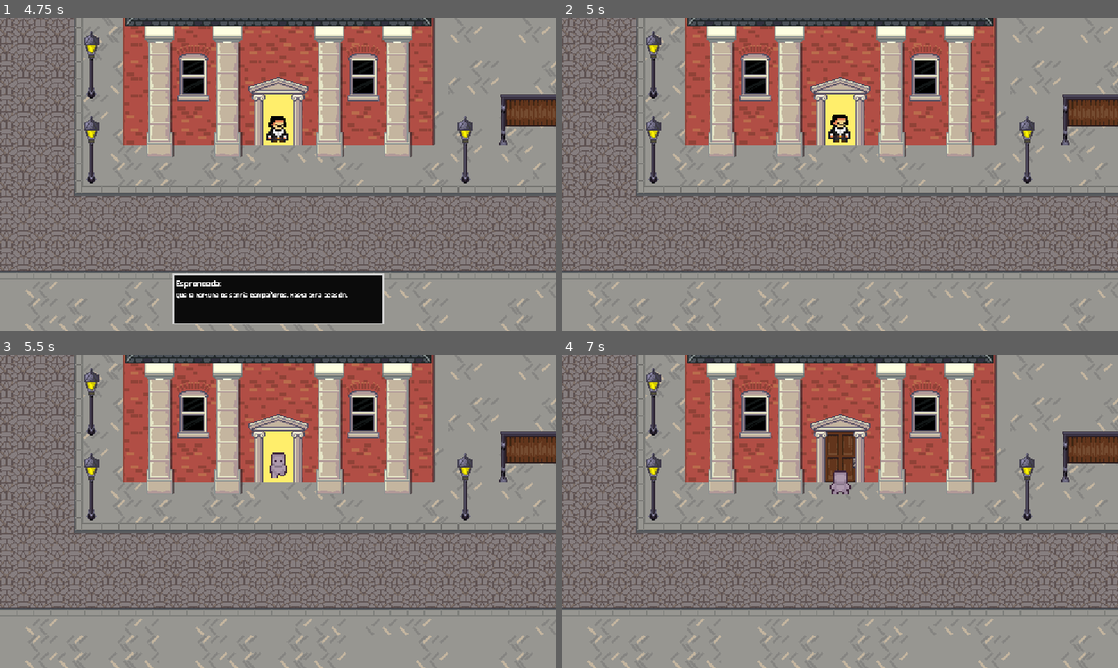
Above: before the commit, frames 1-4 (two rows, left to right).
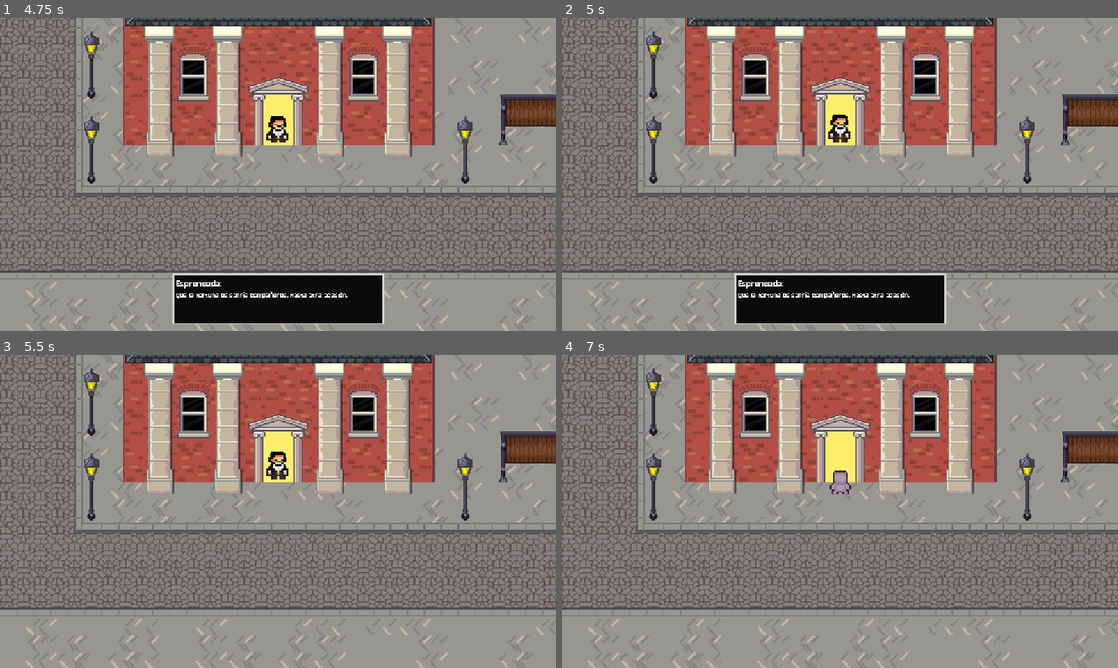
Above: after the commit, the same moments.

Repository: Dipwr/Espronceda
Game: Godot game, scene res://scenes/scene_changer.tscn
The game is run twice, just before and just after one commit, with the same random seed, the same clock (stepped at 60 frames per second) and the same inputs. Before the commit the project starts from res://scenes/initial_animation.tscn.
Inputs:
- Up to frame 1 (4.75 s): tap Enter at 0.5 s; hold D (gameRight) 0.53-1.28 s; tap Z (gameAccept, bound only after the commit) at 0.6, 1.25, 1.55, 2.1, 2.85, 3.8, 4.35 s; hold S (gameDown) 1.28-2.03 s; tap Shift (gameSprint) at 1.35 s; hold D (gameRight) 2.03-2.78 s; hold W (gameUp) 2.78-3.53 s; hold Shift (gameSprint) 3.53-4.28 s; hold A (gameLeft) from 3.53 s (still down)
- Up to frame 2 (5 s): keep holding A (gameLeft)
- Up to frame 3 (5.5 s): release A (gameLeft) at 5.03 s; hold S (gameDown) from 5.03 s (still down); tap Z (gameAccept, bound only after the commit) at 5.1 s
- Up to frame 4 (7 s): release S (gameDown) at 5.78 s; hold D (gameRight) 5.78-6.53 s; tap Shift (gameSprint) at 5.85 s; tap Z (gameAccept, bound only after the commit) at 6.05, 6.6 s; hold W (gameUp) from 6.53 s (still down)

Frame 1 is identical in both runs. In frame 2, 6.2% of the frame differs, in the area x 31-70%, y 81-98%; in frame 3, 0.3%; in frame 4, 0.8%.

Commit message:
initial animation

Diff:
--- a/project.godot
+++ b/project.godot
@@ -11,14 +11,17 @@
 [application]
 
 config/name="Espronceda"
-run/main_scene="res://scenes/initial_animation.tscn"
-config/features=PackedStringArray("4.3", "Forward Plus")
+run/main_scene="uid://tucf0drg8mj7"
+config/features=PackedStringArray("4.4", "Forward Plus")
 config/icon="res://assets/sprites/icon.svg"
 config/enabled=true
 
+[autoload]
+
+Signals="*res://scripts/signals.gd"
+
 [display]
 
-window/size/mode=2
 window/stretch/mode="canvas_items"
 
 [input]
@@ -53,6 +56,12 @@
 , Object(InputEventKey,"resource_local_to_scene":false,"resource_name":"","device":-1,"window_id":0,"alt_pressed":false …(186 unchanged characters)…
 ]
 }
+gameAccept={
+"deadzone": 0.2,
+"events": [Object(InputEventKey,"resource_local_to_scene":false,"resource_name":"","device":-1,"window_id":0,"alt_pressed":false,"shift_pressed":false,"ctrl_pressed":false,"meta_pressed":false,"pressed":false,"keycode":0,"physical_keycode":90,"key_label":0,"unicode":122,"location":0,"echo":false,"script":null)
+, Object(InputEventKey,"resource_local_to_scene":false,"resource_name":"","device":-1,"window_id":0,"alt_pressed":false,"shift_pressed":false,"ctrl_pressed":false,"meta_pressed":false,"pressed":false,"keycode":0,"physical_keycode":4194309,"key_label":0,"unicode":0,"location":0,"echo":false,"script":null)
+]
+}
 
 [rendering]
 
--- a/scenes/StartingScene.tscn
+++ b/scenes/StartingScene.tscn
@@ -1,74 +1,17 @@
-[gd_scene load_steps=8 format=3 uid="uid://dgraq7lkhgk13"]
+[gd_scene load_steps=7 format=3 uid="uid://dgraq7lkhgk13"]
 
 [ext_resource type="PackedScene" uid="uid://dmleay567gnlq" path="res://scenes/player.tscn" id="1_ciqur"]
-[ext_resource type="Script" path="res://scenes/starting_scene.gd" id="1_liok6"]
+[ext_resource type="Script" uid="uid://dx6mc6ljswidb" path="res://scripts/starting_scene.gd" id="1_liok6"]
 [ext_resource type="PackedScene" uid="uid://crttte5qfabec" path="res://scenes/initial_street.tscn" id="1_py4xi"]
-[ext_resource type="Script" path="res://scripts/camera.gd" id="3_umxwp"]
+[ext_resource type="Script" uid="uid://dfgg6kju25re1" path="res://scripts/camera.gd" id="3_umxwp"]
 
-[sub_resource type="Animation" id="Animation_cs0j0"]
-resource_name = "fadeIn"
-length = 0.5
-tracks/0/type = "value"
-tracks/0/imported = false
-tracks/0/enabled = true
-tracks/0/path = NodePath("AnimationPlayer/ColorRect:color")
-tracks/0/interp = 1
-tracks/0/loop_wrap = true
-tracks/0/keys = {
-"times": PackedFloat32Array(0, 0.5),
-"transitions": PackedFloat32Array(1, 1),
-"update": 0,
-"values": [Color(0, 0, 0, 1), Color(0, 0, 0, 0)]
-}
-tracks/1/type = "value"
-tracks/1/imported = false
-tracks/1/enabled = true
-tracks/1/path = NodePath("AnimationPlayer/ColorRect:visible")
-tracks/1/interp = 1
-tracks/1/loop_wrap = true
-tracks/1/keys = {
-"times": PackedFloat32Array(0, 0.5),
-"transitions": PackedFloat32Array(1, 1),
-"update": 1,
-"values": [true, false]
-}
+[sub_resource type="WorldBoundaryShape2D" id="WorldBoundaryShape2D_gd5lm"]
 
-[sub_resource type="Animation" id="Animation_x0cup"]
-length = 0.001
-tracks/0/type = "value"
-tracks/0/imported = false
-tracks/0/enabled = true
-tracks/0/path = NodePath("AnimationPlayer/ColorRect:color")
-tracks/0/interp = 1
-tracks/0/loop_wrap = true
-tracks/0/keys = {
-"times": PackedFloat32Array(0),
-"transitions": PackedFloat32Array(1),
-"update": 0,
-"values": [Color(0, 0, 0, 1)]
-}
-tracks/1/type = "value"
-tracks/1/imported = false
-tracks/1/enabled = true
-tracks/1/path = NodePath("AnimationPlayer/ColorRect:visible")
-tracks/1/interp = 1
-tracks/1/loop_wrap = true
-tracks/1/keys = {
-"times": PackedFloat32Array(0),
-"transitions": PackedFloat32Array(1),
-"update": 1,
-"values": [true]
-}
-
-[sub_resource type="AnimationLibrary" id="AnimationLibrary_p1oye"]
-_data = {
-"RESET": SubResource("Animation_x0cup"),
-"fadeIn": SubResource("Animation_cs0j0")
-}
+[sub_resource type="RectangleShape2D" id="RectangleShape2D_cioi7"]
+size = Vector2(31, 25)
 
 [node name="StartingScene" type="Node2D"]
 y_sort_enabled = true
-position = Vector2(0, 27)
 script = ExtResource("1_liok6")
 
 [node name="Camera2D" type="Camera2D" parent="." node_paths=PackedStringArray("player")]
@@ -80,20 +23,46 @@
 
 [node name="InitialStreet" parent="." instance=ExtResource("1_py4xi")]
 
+[node name="StaticBody2D" type="StaticBody2D" parent="InitialStreet"]
+position = Vector2(0, 160)
+
+[node name="CollisionShape2D" type="CollisionShape2D" parent="InitialStreet/StaticBody2D"]
+shape = SubResource("WorldBoundaryShape2D_gd5lm")
+
+[node name="StaticBody2D4" type="StaticBody2D" parent="InitialStreet"]
+z_index = 1
+position = Vector2(174, -114)
+rotation = 3.14159
+
+[node name="CollisionShape2D" type="CollisionShape2D" parent="InitialStreet/StaticBody2D4"]
+shape = SubResource("WorldBoundaryShape2D_gd5lm")
+
+[node name="StaticBody2D2" type="StaticBody2D" parent="InitialStreet"]
+position = Vector2(-384, 0)
+rotation = 1.5708
+
+[node name="CollisionShape2D" type="CollisionShape2D" parent="InitialStreet/StaticBody2D2"]
+shape = SubResource("WorldBoundaryShape2D_gd5lm")
+
+[node name="StaticBody2D3" type="StaticBody2D" parent="InitialStreet"]
+position = Vector2(608, 0)
+rotation = -1.5708
+
+[node name="CollisionShape2D" type="CollisionShape2D" parent="InitialStreet/StaticBody2D3"]
+shape = SubResource("WorldBoundaryShape2D_gd5lm")
+
 [node name="Player" parent="." instance=ExtResource("1_ciqur")]
 z_index = 10
 position = Vector2(-64, 69)
 SpeedBase = 4000.0
 
-[node name="AnimationPlayer" type="AnimationPlayer" parent="."]
-libraries = {
-"": SubResource("AnimationLibrary_p1oye")
-}
+[node name="Area2D" type="Area2D" parent="."]
+z_index = 1
+position = Vector2(350, -6)
 
-[node name="ColorRect" type="ColorRect" parent="AnimationPlayer"]
-z_index = 999
-offset_left = -330.0
-offset_top = -143.0
-offset_right = 270.0
-offset_bottom = 257.0
-color = Color(0, 0, 0, 1)
+[node name="CollisionShape2D" type="CollisionShape2D" parent="Area2D"]
+position = Vector2(0.5, 2.5)
+shape = SubResource("RectangleShape2D_cioi7")
+
+[connection signal="body_entered" from="Area2D" to="." method="_on_area_2d_body_entered"]
+[connection signal="body_exited" from="Area2D" to="." method="_on_area_2d_body_exited"]
--- a/scenes/initial_animation.tscn
+++ b/scenes/initial_animation.tscn
@@ -1,13 +1,13 @@
-[gd_scene load_steps=9 format=3 uid="uid://5flomaqxncg1"]
-
-[ext_resource type="Script" path="res://scripts/initial_animation.gd" id="1_bk5ll"]
+[gd_scene load_steps=8 format=3 uid="uid://5flomaqxncg1"]
+
+[ext_resource type="Script" uid="uid://1ehelkxbac1p" path="res://scripts/initial_animation.gd" id="1_bk5ll"]
 [ext_resource type="PackedScene" uid="uid://crttte5qfabec" path="res://scenes/initial_street.tscn" id="2_u13ft"]
 [ext_resource type="PackedScene" uid="uid://dmleay567gnlq" path="res://scenes/player.tscn" id="3_c5a0m"]
 [ext_resource type="PackedScene" uid="uid://bb10ad475l6si" path="res://scenes/textBox.tscn" id="4_16jfe"]
 
 [sub_resource type="Animation" id="Animation_vqvtq"]
 resource_name = "CourtsExit"
-length = 12.0
+length = 13.0
 tracks/0/type = "value"
 tracks/0/imported = false
 tracks/0/enabled = true
@@ -15,7 +15,7 @@
 tracks/0/interp = 1
 tracks/0/loop_wrap = true
 tracks/0/keys = {
-"times": PackedFloat32Array(0, 5.5, 6, 7.26667, 8.76667),
+"times": PackedFloat32Array(0, 6, 6.5, 7.76667, 9.26667),
 "transitions": PackedFloat32Array(1, 1, 1, 1, 1),
 "update": 0,
 "values": [Vector2(-64, -21), Vector2(-64, -21), Vector2(-64, -6), Vector2(-64, -6), Vector2(-64, 69)]
@@ -39,7 +39,7 @@
 tracks/2/interp = 1
 tracks/2/loop_wrap = true
 tracks/2/keys = {
-"times": PackedFloat32Array(0, 2.23333, 5),
+"times": PackedFloat32Array(0, 2.23333, 5.5),
 "transitions": PackedFloat32Array(1, 1, 1),
 "update": 1,
 "values": [false, true, false]
@@ -51,7 +51,7 @@
 tracks/3/interp = 1
 tracks/3/loop_wrap = true
 tracks/3/keys = {
-"times": PackedFloat32Array(0, 1.5, 6.76667),
+"times": PackedFloat32Array(0, 1.5, 7.26667),
 "transitions": PackedFloat32Array(1, 1, 1),
 "update": 1,
 "values": [true, false, true]
@@ -63,7 +63,7 @@
 tracks/4/interp = 1
 tracks/4/loop_wrap = true
 tracks/4/keys = {
-"times": PackedFloat32Array(0, 1.5, 6.76667),
+"times": PackedFloat32Array(0, 1.5, 7.26667),
 "transitions": PackedFloat32Array(1, 1, 1),
 "update": 1,
 "values": [false, true, false]
@@ -75,7 +75,7 @@
 tracks/5/interp = 1
 tracks/5/loop_wrap = true
 tracks/5/keys = {
-"times": PackedFloat32Array(0, 2.23333, 5),
+"times": PackedFloat32Array(0, 2.23333, 5.5),
 "transitions": PackedFloat32Array(1, 1, 1),
 "update": 1,
 "values": [false, true, false]
@@ -99,7 +99,7 @@
 tracks/7/interp = 1
 tracks/7/loop_wrap = true
 tracks/7/keys = {
-"times": PackedFloat32Array(0, 5.5, 6, 6.26667, 7.26667, 8.76667),
+"times": PackedFloat32Array(0, 6, 6.5, 6.76667, 7.76667, 9.26667),
 "transitions": PackedFloat32Array(1, 1, 1, 1, 1, 1),
 "update": 1,
 "values": [&"idleDown", &"runDown", &"idleDown", &"idleUp", &"runDown", &"idleDown"]
@@ -111,7 +111,7 @@
 tracks/8/interp = 1
 tracks/8/loop_wrap = true
 tracks/8/keys = {
-"times": PackedFloat32Array(0, 9.26667),
+"times": PackedFloat32Array(0, 9.76667),
 "transitions": PackedFloat32Array(1, 1),
 "update": 1,
 "values": [false, true]
@@ -123,7 +123,7 @@
 tracks/9/interp = 1
 tracks/9/loop_wrap = true
 tracks/9/keys = {
-"times": PackedFloat32Array(0, 9.26667),
+"times": PackedFloat32Array(0, 9.76667),
 "transitions": PackedFloat32Array(1, 1),
 "update": 1,
 "values": [false, true]
@@ -135,7 +135,7 @@
 tracks/10/interp = 1
 tracks/10/loop_wrap = true
 tracks/10/keys = {
-"times": PackedFloat32Array(9.26667),
+"times": PackedFloat32Array(9.76667),
 "transitions": PackedFloat32Array(1),
 "update": 1,
 "values": [0]
@@ -275,64 +275,11 @@
 "update": 1,
 "values": [0]
 }
-tracks/11/type = "value"
-tracks/11/imported = false
-tracks/11/enabled = true
-tracks/11/path = NodePath("AnimationPlayer2/ColorRect:color")
-tracks/11/interp = 1
-tracks/11/loop_wrap = true
-tracks/11/keys = {
-"times": PackedFloat32Array(0),
-"transitions": PackedFloat32Array(1),
-"update": 0,
-"values": [Color(0, 0, 0, 1)]
-}
-tracks/12/type = "value"
-tracks/12/imported = false
-tracks/12/enabled = true
-tracks/12/path = NodePath("AnimationPlayer2/ColorRect:visible")
-tracks/12/interp = 1
-tracks/12/loop_wrap = true
-tracks/12/keys = {
-"times": PackedFloat32Array(0),
-"transitions": PackedFloat32Array(1),
-"update": 1,
-"values": [false]
-}
-
-[sub_resource type="Animation" id="Animation_rptj8"]
-resource_name = "fadeOut"
-length = 0.5
-tracks/0/type = "value"
-tracks/0/imported = false
-tracks/0/enabled = true
-tracks/0/path = NodePath("AnimationPlayer2/ColorRect:color")
-tracks/0/interp = 1
-tracks/0/loop_wrap = true
-tracks/0/keys = {
-"times": PackedFloat32Array(0, 0.5),
-"transitions": PackedFloat32Array(1, 1),
-"update": 0,
-"values": [Color(0, 0, 0, 0), Color(0, 0, 0, 1)]
-}
-tracks/1/type = "value"
-tracks/1/imported = false
-tracks/1/enabled = true
-tracks/1/path = NodePath("AnimationPlayer2/ColorRect:visible")
-tracks/1/interp = 1
-tracks/1/loop_wrap = true
-tracks/1/keys = {
-"times": PackedFloat32Array(0),
-"transitions": PackedFloat32Array(1),
-"update": 1,
-"values": [true]
-}
 
 [sub_resource type="AnimationLibrary" id="AnimationLibrary_8oysy"]
 _data = {
-"CourtsExit": SubResource("Animation_vqvtq"),
-"RESET": SubResource("Animation_qpjan"),
-"fadeOut": SubResource("Animation_rptj8")
+&"CourtsExit": SubResource("Animation_vqvtq"),
+&"RESET": SubResource("Animation_qpjan")
 }
 
 [node name="InitialAnimation" type="Node"]
@@ -340,23 +287,9 @@
 
 [node name="AnimationPlayer" type="AnimationPlayer" parent="."]
 libraries = {
-"": SubResource("AnimationLibrary_8oysy")
+&"": SubResource("AnimationLibrary_8oysy")
 }
 autoplay = "CourtsExit"
-
-[node name="AnimationPlayer2" type="AnimationPlayer" parent="."]
-libraries = {
-"": SubResource("AnimationLibrary_8oysy")
-}
-
-[node name="ColorRect" type="ColorRect" parent="AnimationPlayer2"]
-visible = false
-z_index = 999
-offset_left = -331.0
-offset_top = -144.0
-offset_right = 269.0
-offset_bottom = 256.0
-color = Color(0, 0, 0, 1)
 
 [node name="InitialStreet" parent="." instance=ExtResource("2_u13ft")]
 
@@ -406,8 +339,6 @@
 zoom = Vector2(2.2, 2.2)
 
 [connection signal="animation_finished" from="AnimationPlayer" to="." method="_on_animation_player_animation_finished"]
-[connection signal="animation_finished" from="AnimationPlayer2" to="." method="_on_animation_player_2_animation_finished"]
-[connection signal="animation_finished" from="AnimationPlayer2" to="." method="_on_animation_player_animation_finished"]
 
 [editable path="InitialStreet"]
 [editable path="Player"]
--- /dev/null
+++ b/scenes/initial_door_animation.tscn
@@ -0,0 +1,131 @@
+[gd_scene load_steps=6 format=3 uid="uid://b8rsfhgfqs75i"]
+
+[ext_resource type="PackedScene" uid="uid://crttte5qfabec" path="res://scenes/initial_street.tscn" id="1_j6sp0"]
+[ext_resource type="PackedScene" uid="uid://dmleay567gnlq" path="res://scenes/player.tscn" id="2_df7c1"]
+
+[sub_resource type="Animation" id="Animation_yrdct"]
+resource_name = "enterHouse"
+length = 10.0
+tracks/0/type = "value"
+tracks/0/imported = false
+tracks/0/enabled = true
+tracks/0/path = NodePath("Player/AnimatedSprite2D:animation")
+tracks/0/interp = 1
+tracks/0/loop_wrap = true
+tracks/0/keys = {
+"times": PackedFloat32Array(0),
+"transitions": PackedFloat32Array(1),
+"update": 1,
+"values": [&"idleUp"]
+}
+tracks/1/type = "value"
+tracks/1/imported = false
+tracks/1/enabled = true
+tracks/1/path = NodePath("Player:position")
+tracks/1/interp = 1
+tracks/1/loop_wrap = true
+tracks/1/keys = {
+"times": PackedFloat32Array(0),
+"transitions": PackedFloat32Array(1),
+"update": 0,
+"values": [Vector2(351, 3)]
+}
+tracks/2/type = "value"
+tracks/2/imported = false
+tracks/2/enabled = true
+tracks/2/path = NodePath("InitialStreet/House/DoorOpen:visible")
+tracks/2/interp = 1
+tracks/2/loop_wrap = true
+tracks/2/keys = {
+"times": PackedFloat32Array(0),
+"transitions": PackedFloat32Array(1),
+"update": 1,
+"values": [false]
+}
+tracks/3/type = "value"
+tracks/3/imported = false
+tracks/3/enabled = true
+tracks/3/path = NodePath("InitialStreet/House/DoorClosed:visible")
+tracks/3/interp = 1
+tracks/3/loop_wrap = true
+tracks/3/keys = {
+"times": PackedFloat32Array(0),
+"transitions": PackedFloat32Array(1),
+"update": 1,
+"values": [true]
+}
+
+[sub_resource type="Animation" id="Animation_31x1k"]
+length = 0.001
+tracks/0/type = "value"
+tracks/0/imported = false
+tracks/0/enabled = true
+tracks/0/path = NodePath("Player/AnimatedSprite2D:animation")
+tracks/0/interp = 1
+tracks/0/loop_wrap = true
+tracks/0/keys = {
+"times": PackedFloat32Array(0),
+"transitions": PackedFloat32Array(1),
+"update": 1,
+"values": [&"idleUp"]
+}
+tracks/1/type = "value"
+tracks/1/imported = false
+tracks/1/enabled = true
+tracks/1/path = NodePath("Player:position")
+tracks/1/interp = 1
+tracks/1/loop_wrap = true
+tracks/1/keys = {
+"times": PackedFloat32Array(0),
+"transitions": PackedFloat32Array(1),
+"update": 0,
+"values": [Vector2(351, 3)]
+}
+tracks/2/type = "value"
+tracks/2/imported = false
+tracks/2/enabled = true
+tracks/2/path = NodePath("InitialStreet/House/DoorOpen:visible")
+tracks/2/interp = 1
+tracks/2/loop_wrap = true
+tracks/2/keys = {
+"times": PackedFloat32Array(0),
+"transitions": PackedFloat32Array(1),
+"update": 1,
+"values": [false]
+}
+tracks/3/type = "value"
+tracks/3/imported = false
+tracks/3/enabled = true
+tracks/3/path = NodePath("InitialStreet/House/DoorClosed:visible")
+tracks/3/interp = 1
+tracks/3/loop_wrap = true
+tracks/3/keys = {
+"times": PackedFloat32Array(0),
+"transitions": PackedFloat32Array(1),
+"update": 1,
+"values": [true]
+}
+
+[sub_resource type="AnimationLibrary" id="AnimationLibrary_36nlw"]
+_data = {
+&"RESET": SubResource("Animation_31x1k"),
+&"enterHouse": SubResource("Animation_yrdct")
+}
+
+[node name="InitialDoorAnimation" type="Node"]
+
+[node name="AnimationPlayer" type="AnimationPlayer" parent="."]
+libraries = {
+&"": SubResource("AnimationLibrary_36nlw")
+}
+
+[node name="InitialStreet" parent="." instance=ExtResource("1_j6sp0")]
+
+[node name="Player" parent="." instance=ExtResource("2_df7c1")]
+position = Vector2(351, 3)
+
+[node name="AnimatedSprite2D" parent="Player" index="0"]
+animation = &"idleUp"
+
+[editable path="InitialStreet"]
+[editable path="Player"]
--- a/scenes/player.tscn
+++ b/scenes/player.tscn
@@ -222,7 +222,6 @@
 
 [node name="Player" type="CharacterBody2D" node_paths=PackedStringArray("AnimatedSprite")]
 y_sort_enabled = true
-position = Vector2(548, 341)
 scale = Vector2(1.75, 1.75)
 script = ExtResource("1_yrsc7")
 SpeedMul = 1.5
--- /dev/null
+++ b/scenes/scene_changer.tscn
@@ -0,0 +1,121 @@
+[gd_scene load_steps=7 format=3 uid="uid://tucf0drg8mj7"]
+
+[ext_resource type="PackedScene" uid="uid://5flomaqxncg1" path="res://scenes/initial_animation.tscn" id="1_6xg6a"]
+[ext_resource type="Script" uid="uid://dn2v3t26xu87e" path="res://scripts/scene_changer.gd" id="1_r0gix"]
+
+[sub_resource type="Animation" id="Animation_6xg6a"]
+resource_name = "fade out"
+length = 0.5
+tracks/0/type = "value"
+tracks/0/imported = false
+tracks/0/enabled = true
+tracks/0/path = NodePath("AnimationPlayer/ColorRect:color")
+tracks/0/interp = 1
+tracks/0/loop_wrap = true
+tracks/0/keys = {
+"times": PackedFloat32Array(0, 0.5),
+"transitions": PackedFloat32Array(1, 1),
+"update": 0,
+"values": [Color(0, 0, 0, 0), Color(0, 0, 0, 1)]
+}
+tracks/1/type = "value"
+tracks/1/imported = false
+tracks/1/enabled = true
+tracks/1/path = NodePath("AnimationPlayer/ColorRect:visible")
+tracks/1/interp = 1
+tracks/1/loop_wrap = true
+tracks/1/keys = {
+"times": PackedFloat32Array(0),
+"transitions": PackedFloat32Array(1),
+"update": 1,
+"values": [true]
+}
+
+[sub_resource type="Animation" id="Animation_r0gix"]
+length = 0.001
+tracks/0/type = "value"
+tracks/0/imported = false
+tracks/0/enabled = true
+tracks/0/path = NodePath("AnimationPlayer/ColorRect:color")
+tracks/0/interp = 1
+tracks/0/loop_wrap = true
+tracks/0/keys = {
+"times": PackedFloat32Array(0),
+"transitions": PackedFloat32Array(1),
+"update": 0,
+"values": [Color(1, 1, 1, 0)]
+}
+tracks/1/type = "value"
+tracks/1/imported = false
+tracks/1/enabled = true
+tracks/1/path = NodePath("AnimationPlayer/ColorRect:visible")
+tracks/1/interp = 1
+tracks/1/loop_wrap = true
+tracks/1/keys = {
+"times": PackedFloat32Array(0),
+"transitions": PackedFloat32Array(1),
+"update": 1,
+"values": [false]
+}
+
+[sub_resource type="Animation" id="Animation_xieu0"]
+resource_name = "fade in"
+length = 0.5
+tracks/0/type = "value"
+tracks/0/imported = false
+tracks/0/enabled = true
+tracks/0/path = NodePath("AnimationPlayer/ColorRect:visible")
+tracks/0/interp = 1
+tracks/0/loop_wrap = true
+tracks/0/keys = {
+"times": PackedFloat32Array(0, 0.5),
+"transitions": PackedFloat32Array(1, 1),
+"update": 1,
+"values": [true, false]
+}
+tracks/1/type = "value"
+tracks/1/imported = false
+tracks/1/enabled = true
+tracks/1/path = NodePath("AnimationPlayer/ColorRect:color")
+tracks/1/interp = 1
+tracks/1/loop_wrap = true
+tracks/1/keys = {
+"times": PackedFloat32Array(0, 0.5),
+"transitions": PackedFloat32Array(1, 1),
+"update": 0,
+"values": [Color(0, 0, 0, 1), Color(0, 0, 0, 0)]
+}
+
+[sub_resource type="AnimationLibrary" id="AnimationLibrary_23k00"]
+_data = {
+&"RESET": SubResource("Animation_r0gix"),
+&"fade in": SubResource("Animation_xieu0"),
+&"fade out": SubResource("Animation_6xg6a")
+}
+
+[node name="SceneChanger" type="Node"]
+script = ExtResource("1_r0gix")
+
+[node name="InitialAnimation" parent="." instance=ExtResource("1_6xg6a")]
+
+[node name="AnimationPlayer" type="AnimationPlayer" parent="."]
+libraries = {
+&"": SubResource("AnimationLibrary_23k00")
+}
+
+[node name="ColorRect" type="ColorRect" parent="AnimationPlayer"]
+visible = false
+z_index = 999
+clip_contents = true
+anchors_preset = 15
+anchor_right = 1.0
+anchor_bottom = 1.0
+offset_left = -5000.0
+offset_top = -5000.0
+offset_right = 3848.0
+offset_bottom = 4352.0
+grow_horizontal = 2
+grow_vertical = 2
+color = Color(1, 1, 1, 0)
+
+[connection signal="animation_finished" from="AnimationPlayer" to="." method="_on_animation_player_animation_finished"]
--- a/scenes/starting_scene.gd
+++ /dev/null
@@ -1,6 +0,0 @@
-extends Node2D
-
-
-# Called when the node enters the scene tree for the first time.
-func _ready() -> void:
-	$AnimationPlayer.play("fadeIn")
--- a/scenes/textBox.tscn
+++ b/scenes/textBox.tscn
@@ -1,6 +1,6 @@
 [gd_scene load_steps=4 format=3 uid="uid://bb10ad475l6si"]
 
-[ext_resource type="Script" path="res://scenes/text_box.gd" id="1_i56gn"]
+[ext_resource type="Script" uid="uid://dmwixe8c6f4mu" path="res://scripts/text_box.gd" id="1_i56gn"]
 [ext_resource type="FontFile" uid="uid://c5v5cxgcqgu2v" path="res://assets/fonts/Jersey10-Regular.ttf" id="1_svc2b"]
 
 [sub_resource type="StyleBoxFlat" id="StyleBoxFlat_wwv26"]
--- a/scripts/initial_animation.gd
+++ b/scripts/initial_animation.gd
@@ -8,9 +8,4 @@
 
 
 func _on_animation_player_animation_finished(anim_name: StringName) -> void:
-	$AnimationPlayer2.play("fadeOut")
-
-
-
-func _on_animation_player_2_animation_finished(anim_name: StringName) -> void:
-	get_tree().change_scene_to_packed(startingScene)
+	Signals.emit_signal("changeScene", $".", "res://scenes/StartingScene.tscn")
--- /dev/null
+++ b/scripts/scene_changer.gd
@@ -0,0 +1,20 @@
+extends Node
+
+@onready var anim = $AnimationPlayer
+
+var thisScene
+var nextScene
+
+func _ready() -> void:
+	Signals.connect("changeScene", changeScene)
+
+func changeScene(thisWorld: Variant, worldPath: String) -> void:
+	anim.play("fade out")
+	thisScene = thisWorld
+	nextScene = load(worldPath).instantiate()
+
+func _on_animation_player_animation_finished(anim_name: StringName) -> void:
+	if anim_name == "fade out":
+		thisScene.queue_free()
+		$".".add_child(nextScene)
+		anim.play("fade in")
--- /dev/null
+++ b/scripts/signals.gd
@@ -0,0 +1,3 @@
+extends Node
+
+signal changeScene(thisWorld, worldPath)
--- /dev/null
+++ b/scripts/starting_scene.gd
@@ -0,0 +1,16 @@
+extends Node2D
+
+var entered = false
+
+func _on_area_2d_body_entered(body: Node2D) -> void:
+	if body == $Player:
+		entered = true
+
+
+func _on_area_2d_body_exited(body: Node2D) -> void:
+	if body == $Player:
+		entered = false
+
+func _process(delta: float) -> void:
+	if Input.is_action_just_pressed("gameAccept") && entered:
+		Signals.emit_signal("changeScene", $".", "res://scenes/initial_door_animation.tscn")
Not shown, changed: assets/fonts/Jersey10-Regular.ttf.import
Not shown, changed: assets/fonts/PixelifySans-VariableFont_wght.ttf.import
Not shown: 1 places in scenes/player.tscn that only renumber resources
Not shown, added: scripts/camera.gd.uid
Not shown, added: scripts/initial_animation.gd.uid
Not shown, added: scripts/player.gd.uid
Not shown, added: scripts/scene_changer.gd.uid
Not shown, added: scripts/signals.gd.uid
Not shown, added: scripts/starting_scene.gd.uid
Renamed: scenes/text_box.gd -> scripts/text_box.gd
Not shown, added: scripts/text_box.gd.uid
